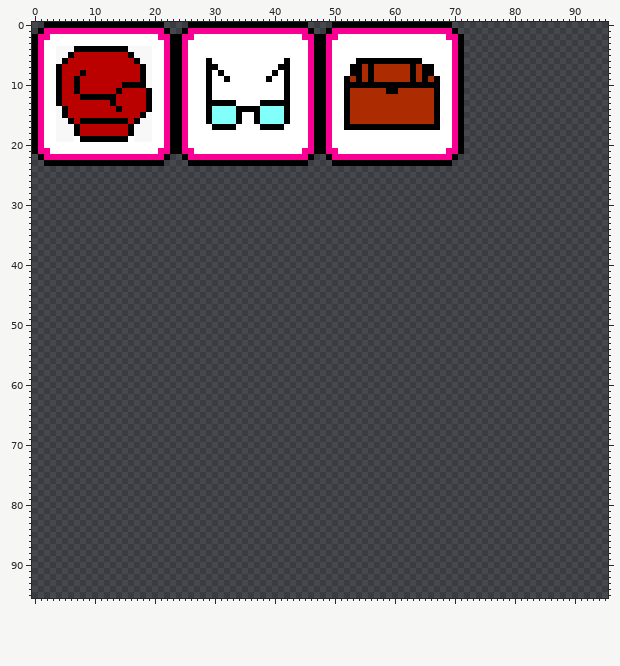
File history of a sprite sheet, resources/texture/passive.png. The picture above is the old version.
The file is 96x96 pixels.
The same view after the edit:
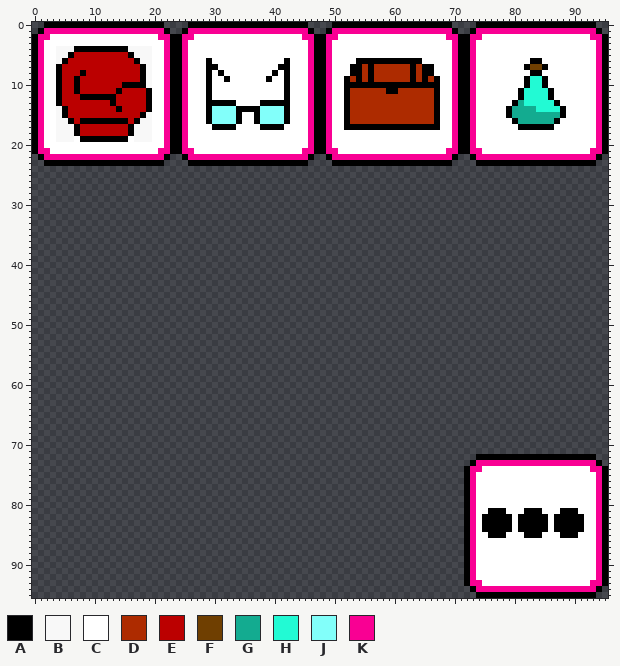
Palette (. is transparent): A #000000  B #f8f8f8  C #ffffff  D #ad2b00  E #bb0000  F #6f3f01  G #13ab90  H #22fad4  J #82fffa  K #f90093
Diff:
There is now colour A in row 0 at x 74 to 93; in row 1 at x 73 and 94; in rows 2 to 5 at x 72 and 95; in row 6 at x 72, 83 to 84 and 95; in row 7 at x 72, 82, 85 and 95; in row 8 at x 72, 83 to 84 and 95.
There is now colour A in rows 9 to 10 at x 72, 82, 85 and 95; in rows 11 to 12 at x 72, 81, 86 and 95; in row 13 at x 72, 80, 87 and 95; in rows 14 to 15 at x 72, 79, 88 and 95; in row 16 at x 72, 80, 87 and 95; in row 17 at x 72, 81 to 86 and 95.
There is now colour A in rows 18 to 21 at x 72 and 95; in row 22 at x 73 and 94; in row 23 at x 74 to 93; in row 72 at x 74 to 93; in row 73 at x 73 and 94; in rows 74 to 80 at x 72 and 95.
There is now colour A in row 81 at x 72, 76 to 78, 82 to 84, 88 to 90 and 95; in rows 82 to 84 at x 72, 75 to 79, 81 to 85, 87 to 91 and 95; in row 85 at x 72, 76 to 78, 82 to 84, 88 to 90 and 95; in rows 86 to 93 at x 72 and 95; in row 94 at x 73 and 94; in row 95 at x 74 to 93.
There is now colour C in row 2 at x 75 to 92; in rows 3 to 5 at x 74 to 93; in row 6 at x 74 to 82 and 85 to 93; in row 7 at x 74 to 81 and 86 to 93; in row 8 at x 74 to 82 and 85 to 93; in rows 9 to 10 at x 74 to 81 and 86 to 93.
There is now colour C in rows 11 to 12 at x 74 to 80 and 87 to 93; in row 13 at x 74 to 79 and 88 to 93; in rows 14 to 15 at x 74 to 78 and 89 to 93; in row 16 at x 74 to 79 and 88 to 93; in row 17 at x 74 to 80 and 87 to 93; in rows 18 to 20 at x 74 to 93.
There is now colour C in row 21 at x 75 to 92; in row 74 at x 75 to 92; in rows 75 to 80 at x 74 to 93; in row 81 at x 74 to 75, 79 to 81, 85 to 87 and 91 to 93; in rows 82 to 84 at x 74, 80, 86 and 92 to 93; in row 85 at x 74 to 75, 79 to 81, 85 to 87 and 91 to 93.
There is now colour C in rows 86 to 92 at x 74 to 93; in row 93 at x 75 to 92.
There is now colour F in row 7 at x 83 to 84.
There is now colour G in row 13 at x 81; in row 14 at x 80 to 83; in row 15 at x 80 to 87; in row 16 at x 81 to 86.
There is now colour H in rows 9 to 10 at x 83 to 84; in rows 11 to 12 at x 82 to 85; in row 13 at x 82 to 86; in row 14 at x 84 to 87.
There is now colour K in row 1 at x 74 to 93; in row 2 at x 73 to 74 and 93 to 94; in rows 3 to 20 at x 73 and 94; in row 21 at x 73 to 74 and 93 to 94; in row 22 at x 74 to 93; in row 73 at x 74 to 93.
There is now colour K in row 74 at x 73 to 74 and 93 to 94; in rows 75 to 92 at x 73 and 94; in row 93 at x 73 to 74 and 93 to 94; in row 94 at x 74 to 93.
Pixel boxes of the changes (left, top, right, bottom) in both pictures:
added: (464, 22, 608, 166)
added: (464, 454, 608, 598)
